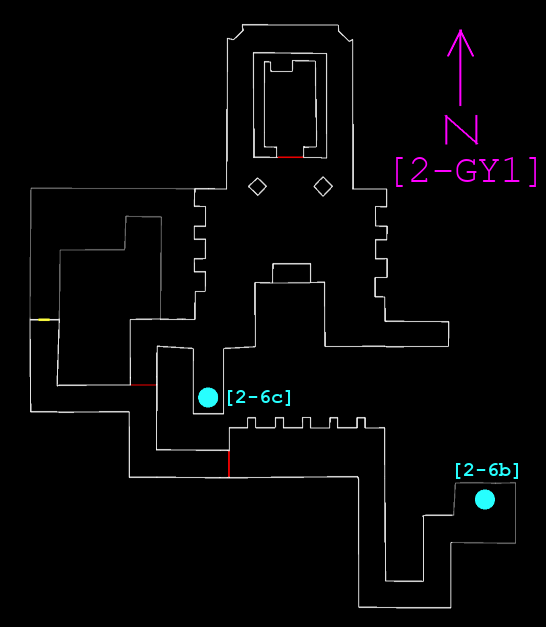
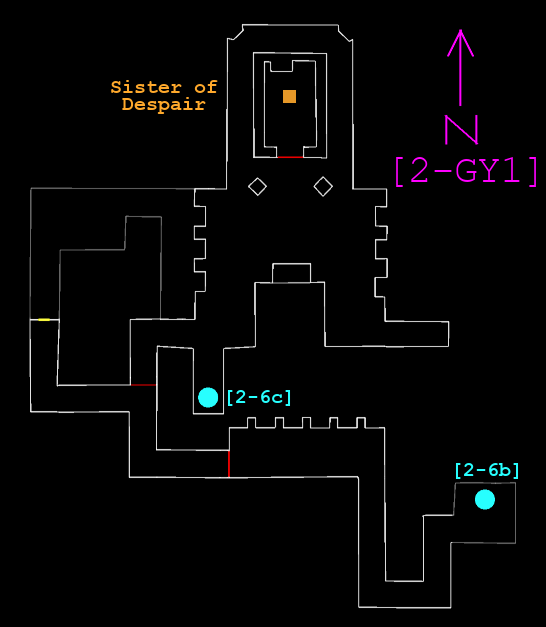
Revision of a layered 546px x 627px image; what changed, layer by layer:
added layer "Sister of ..." above "Pasted Layer" over [111, 80, 218, 114]
painted on "Pasted Layer" over [283, 90, 296, 103]